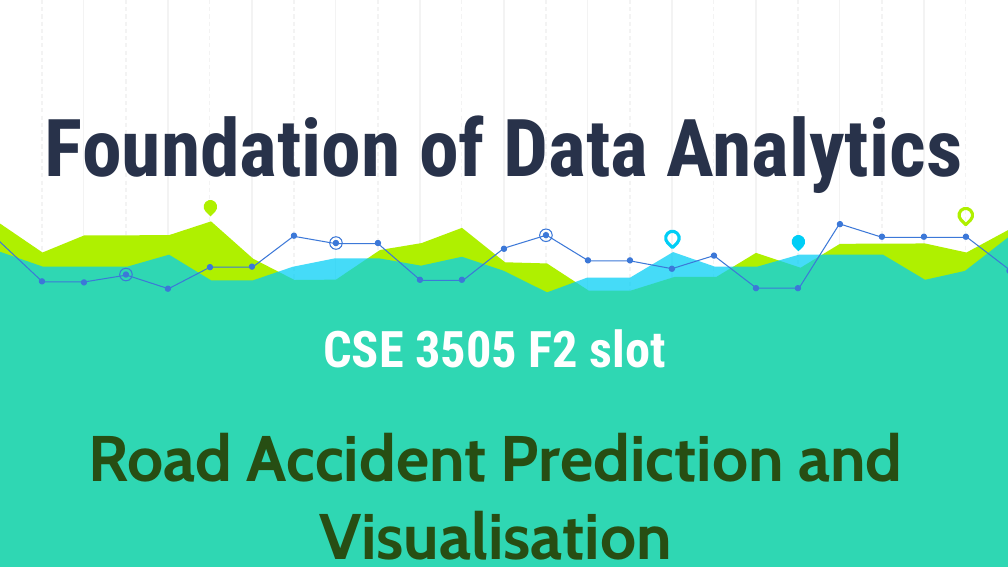
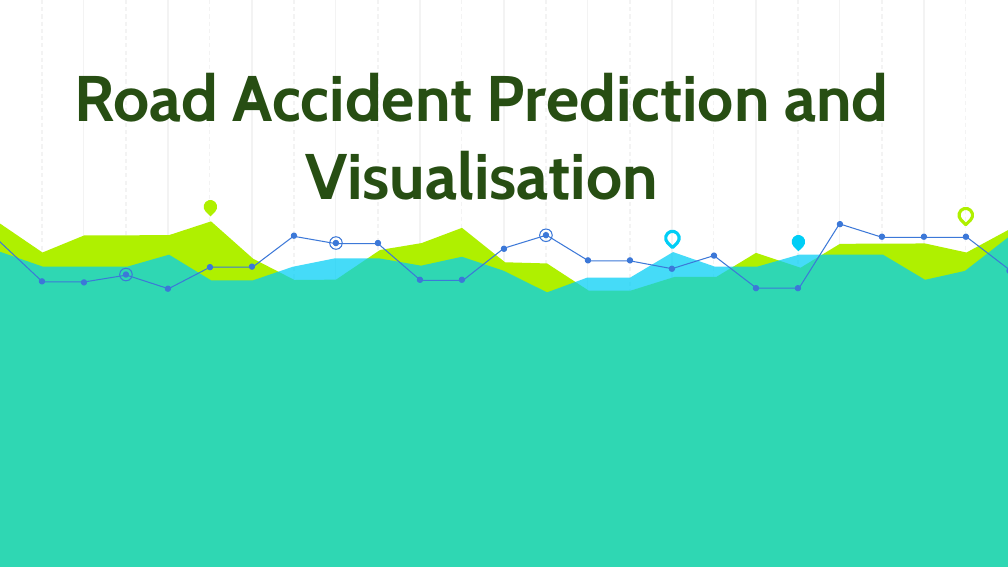
Before and after one commit to Shaunak04/Road-accident-prediction-and-Visualization, a slide deck: slide 1 of Review.pptx. Drawn at 1008x567 pixels with LibreOffice and Linux fonts; fonts in the diff are those of the drawing. Boxes give left, top, right and bottom in pixels: in the first picture for what was removed or moved away, otherwise in the second. Text is boxed around its words. In the diff, an @@ line names an element or a change of style, - is before the commit and + after.

```diff
--- a/Review.pptx
+++ b/Review.pptx
@@ text "Road Accident Prediction and Visualisation": place and size @@
-text "Road Accident Prediction and Visualisation" at (88, 432, 902, 560)
+text "Road Accident Prediction and Visualisation" at (74, 72, 888, 200)
@@ title removed at (45, 115, 963, 368) @@
-Foundation of Data Analytics
-CSE 3505 F2 slot
```
